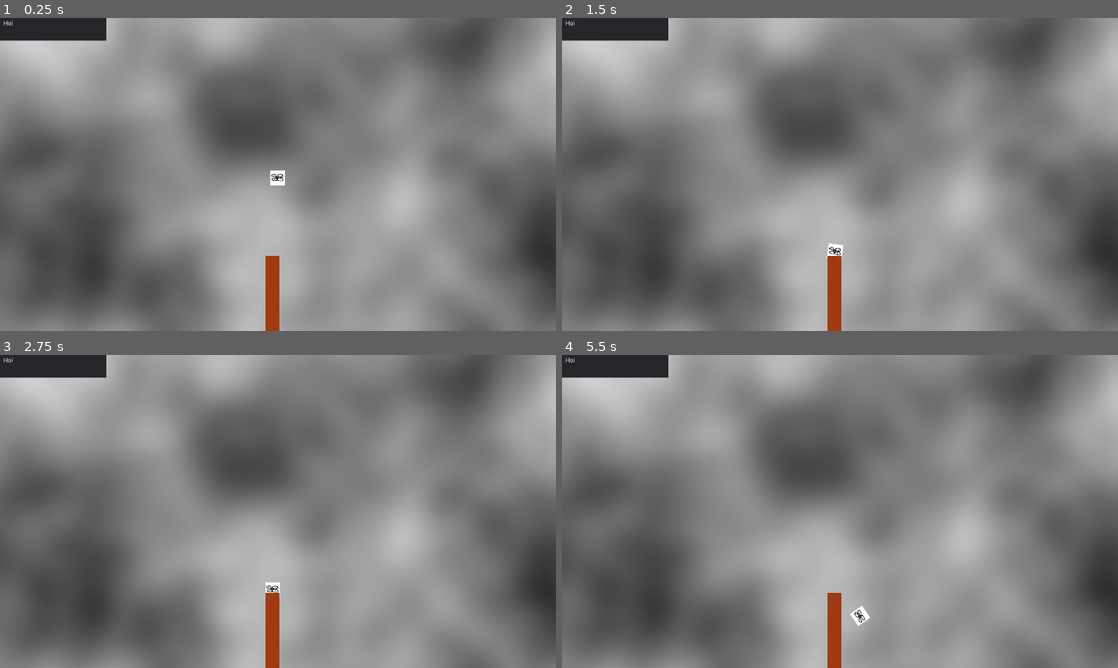
Above: before the commit, frames 1-4 (two rows, left to right).
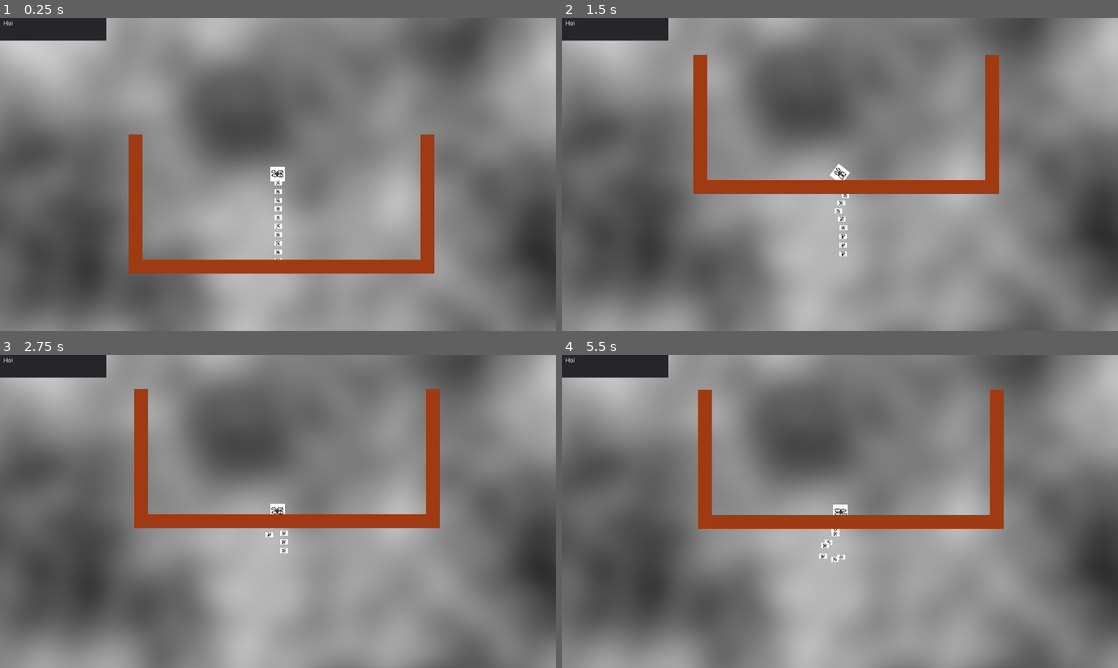
Above: after the commit, the same moments.

Repository: MeAmAnUsername/GMTK-2021
Game: Godot game, scene res://scenes/Main.tscn
Two runs of this game, one before a commit and one after it. Both use one fixed random seed, a clock stepped at 60 frames per second and the inputs below.
Inputs:
- Up to frame 1 (0.25 s): no input
- Up to frame 2 (1.5 s): hold Right (ui_right) 0.53-1.28 s; hold Down (ui_down) from 1.28 s (still down)
- Up to frame 3 (2.75 s): release Down (ui_down) at 2.03 s; hold Right (ui_right) from 2.03 s (still down)
- Up to frame 4 (5.5 s): release Right (ui_right) at 2.78 s; hold Up (ui_up) 2.78-3.53 s; hold Left (ui_left) 3.53-5.03 s; hold Down (ui_down) from 5.03 s (still down)

The runs differ from the first frame. In frame 1, 5.2% of the frame differs, in the area x 23-79%, y 37-100%; in frame 2, 13%; in frame 3, 14%, in the area x 1-100%, y 0-100%; in frame 4, 13%.

Commit message:
add janky rope

Diff:
--- a/scenes/Level.tscn
+++ b/scenes/Level.tscn
@@ -1,6 +1,6 @@
 [gd_scene format=2]
 
-[node name="Node2D" type="Node2D"]
+[node name="Level" type="Node2D"]
 
 [node name="StaticBody2D" type="StaticBody2D" parent="."]
 
--- a/scenes/Main.tscn
+++ b/scenes/Main.tscn
@@ -1,7 +1,7 @@
 [gd_scene load_steps=6 format=2]
 
 [ext_resource path="res://scripts/Main.gd" type="Script" id=1]
-[ext_resource path="res://scenes/Player.tscn" type="PackedScene" id=2]
+[ext_resource path="res://scenes/RopeSystem.tscn" type="PackedScene" id=2]
 [ext_resource path="res://scenes/Level.tscn" type="PackedScene" id=3]
 
 [sub_resource type="OpenSimplexNoise" id=1]
@@ -42,8 +42,8 @@
 scale = Vector2( 5.65268, 5.65268 )
 texture = SubResource( 2 )
 
-[node name="Player" parent="." instance=ExtResource( 2 )]
-position = Vector2( 132.45, 44.8985 )
+[node name="RopeSystem" parent="." instance=ExtResource( 2 )]
+position = Vector2( 184.941, 32.0173 )
 
 [node name="Node2D" parent="." instance=ExtResource( 3 )]
-position = Vector2( -24.9733, 103.461 )
+position = Vector2( -288.029, -179.956 )
--- a/scenes/Player.tscn
+++ b/scenes/Player.tscn
@@ -16,26 +16,27 @@
 radius = 4.02645
 height = 23.7941
 
-[node name="Node2D" type="Node2D"]
-
-[node name="Player" type="RigidBody2D" parent="."]
+[node name="Player" type="RigidBody2D"]
 position = Vector2( -7.62939e-06, 0.243225 )
 rotation = -1.57079
 mass = 2.0
 gravity_scale = 4.0
 script = ExtResource( 1 )
 
-[node name="AnimatedSprite" type="AnimatedSprite" parent="Player"]
+[node name="Camera2D" type="Camera2D" parent="."]
+position = Vector2( 0.243225, 6.1033e-06 )
+rotation = 1.57079
+current = true
+
+[node name="AnimatedSprite" type="AnimatedSprite" parent="."]
 position = Vector2( 0.987236, -0.972079 )
 rotation = 1.57079
 scale = Vector2( 0.526996, 0.526996 )
 frames = SubResource( 1 )
+frame = 1
 playing = true
 
-[node name="CollisionShape2D" type="CollisionShape2D" parent="Player"]
+[node name="CollisionShape2D" type="CollisionShape2D" parent="."]
 position = Vector2( 1.26135, -0.840839 )
 scale = Vector2( 2, 1 )
 shape = SubResource( 2 )
-
-[node name="Camera2D" type="Camera2D" parent="."]
-current = true
--- a/scenes/RopeSegment.tscn
+++ b/scenes/RopeSegment.tscn
@@ -1,22 +1,12 @@
-[gd_scene load_steps=3 format=2]
+[gd_scene load_steps=2 format=2]
 
 [ext_resource path="res://assets/drone0.png" type="Texture" id=1]
 
-[sub_resource type="CircleShape2D" id=1]
-
-[node name="Node2D" type="Node2D"]
-
-[node name="PinJoint2D" type="PinJoint2D" parent="."]
-rotation = -1.57079
-
-[node name="segment" type="RigidBody2D" parent="."]
+[node name="segment" type="RigidBody2D"]
 rotation = -1.57079
 mass = 0.01
 
-[node name="CollisionShape2D" type="CollisionShape2D" parent="segment"]
-scale = Vector2( 0.1, 0.1 )
-shape = SubResource( 1 )
-
-[node name="Sprite" type="Sprite" parent="segment"]
-scale = Vector2( 0.0901198, 0.160509 )
+[node name="Sprite" type="Sprite" parent="."]
+position = Vector2( 0.184753, -0.00564766 )
+scale = Vector2( 0.178908, 0.275606 )
 texture = ExtResource( 1 )
--- /dev/null
+++ b/scenes/RopeSystem.tscn
@@ -0,0 +1,12 @@
+[gd_scene load_steps=3 format=2]
+
+[ext_resource path="res://scenes/Player.tscn" type="PackedScene" id=2]
+[ext_resource path="res://scripts/RopeSystem.gd" type="Script" id=3]
+
+[node name="RopeSystem" type="Node2D"]
+script = ExtResource( 3 )
+
+[node name="Player" parent="." instance=ExtResource( 2 )]
+position = Vector2( -0.529724, 0 )
+
+[node name="DampedSpringJoint2D" type="DampedSpringJoint2D" parent="."]
--- a/scripts/Player.gd
+++ b/scripts/Player.gd
@@ -9,9 +9,6 @@
 var torque_charge = 0
 var input_x : int
 var input_y : int
-
-const pre_segment = preload("res://scenes/RopeSegment.tscn")
-var seg
 
 func _init():
 	angular_damp = 6.0
@@ -30,16 +27,6 @@
 
 	gravity_scale += delta * (3.0 if (input_y == 0) else -6.0)
 	gravity_scale = clamp(gravity_scale, 2.0, 5.0)
-
-func _ready():
-	seg = pre_segment.instance()
-	get_parent().add_child(seg)
-	seg.position.y = position.y + 100
-	seg.position.x = position.x + 10
-	seg.get_node("PinJoint2D").set_node_a(self.get_path())
-	seg.get_node("PinJoint2D").set_node_b(seg.get_node("segment").get_path())
-
-
 
 func _physics_process(_delta):
 	pass
--- /dev/null
+++ b/scripts/RopeSystem.gd
@@ -0,0 +1,39 @@
+extends Node2D
+
+const pre_segment = preload("res://scenes/RopeSegment.tscn")
+
+var rope_segments = 10
+var rope_segment_length = 20
+
+# Called when the node enters the scene tree for the first time.
+func _ready():
+
+	var previous = NodePath("../Player")
+	var y = rope_segment_length
+
+	for i in range(rope_segments):
+		var seg : PhysicsBody2D = pre_segment.instance()
+		seg.name = "segment"+str(i)
+		seg.position.y = y
+		y += rope_segment_length
+		self.add_child(seg)
+
+		var currJoint = DampedSpringJoint2D.new() #PinJoint2D
+		currJoint.name = "joint"+str(i)
+		currJoint.set_node_a(previous) #previous
+		currJoint.set_node_b(NodePath("../" + seg.name))
+		currJoint.bias = 0.9
+		currJoint.stiffness = 100.0
+		currJoint.length = rope_segment_length
+		self.add_child(currJoint)
+
+
+		#currJoint.node_b = NodePath("joint"+str(i))
+		previous = "../" + seg.name
+
+
+	#get_parent().add_child(seg)
+	#seg.position.y = position.y + 100
+	#seg.position.x = position.x + 10
+	#seg.get_node("PinJoint2D").set_node_a(self.get_path())
+	#seg.get_node("PinJoint2D").set_node_b(seg.get_node("segment").get_path())
